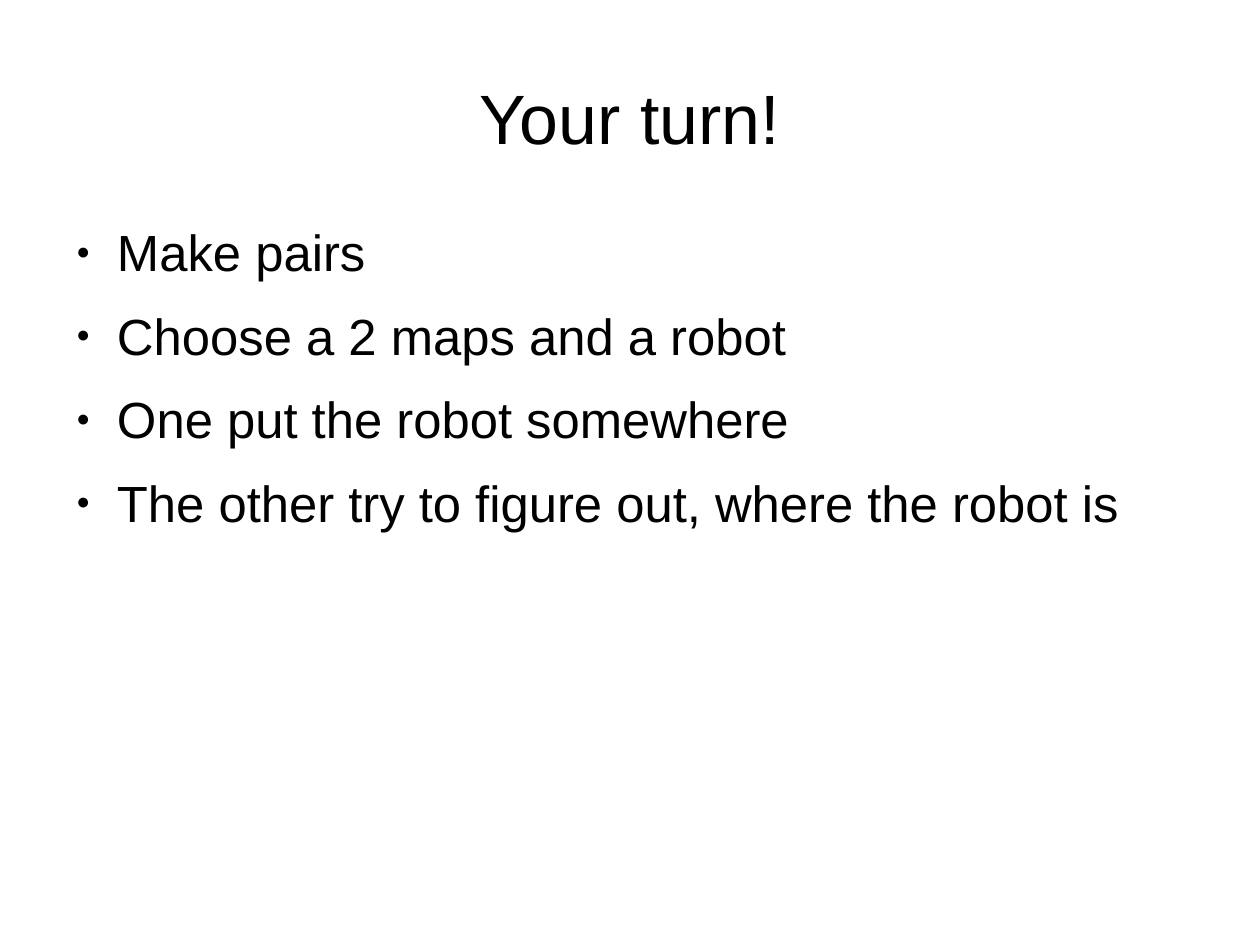
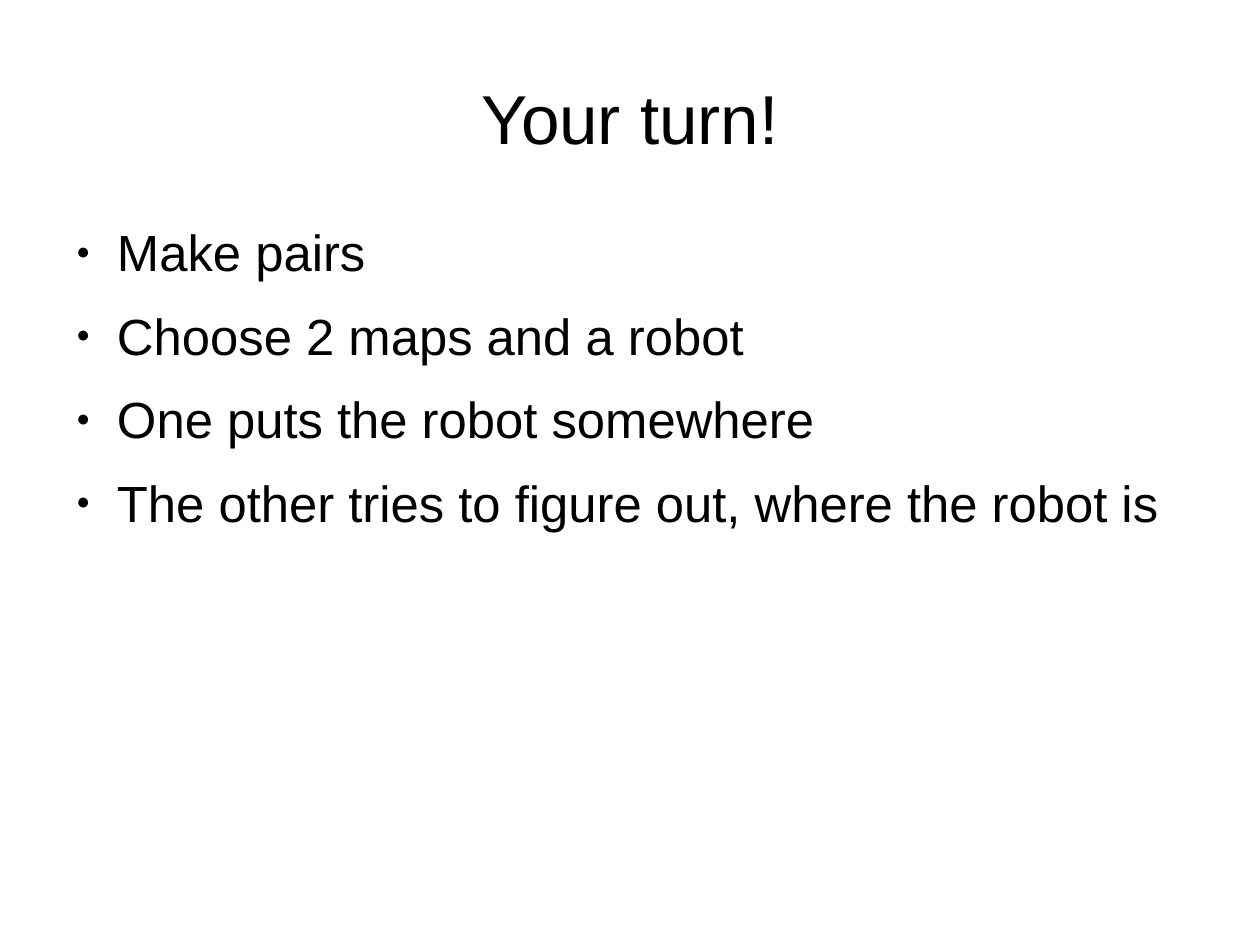
Before and after one commit to peterborkuti/english, a slide deck: slide 22 of robotlocalization/robotlocalization_02.odp. Drawn at 1260x945 pixels with LibreOffice and Linux fonts; fonts in the diff are those of the drawing. Boxes give left, top, right and bottom in pixels: in the first picture for what was removed or moved away, otherwise in the second. Text is boxed around its words. In the diff, an @@ line names an element or a change of style, - is before the commit and + after.

Commit message:
robot localization

```diff
--- a/robotlocalization/robotlocalization_02.odp
+++ b/robotlocalization/robotlocalization_02.odp
@@ title "Your turn!" at (481,96,778,145): size 44 to 43.6 pt @@
@@ text at (117,318,1158,532): text changed @@
-● Choose a 2 maps and a robot
-● One put the robot somewhere
-● The other try to figure out, where the robot is
+● Choose 2 maps and a robot
+● One puts the robot somewhere
+● The other tries to figure out, where the robot is
```
Also in this commit, not shown: 39 other slides changed, 1 other file.
